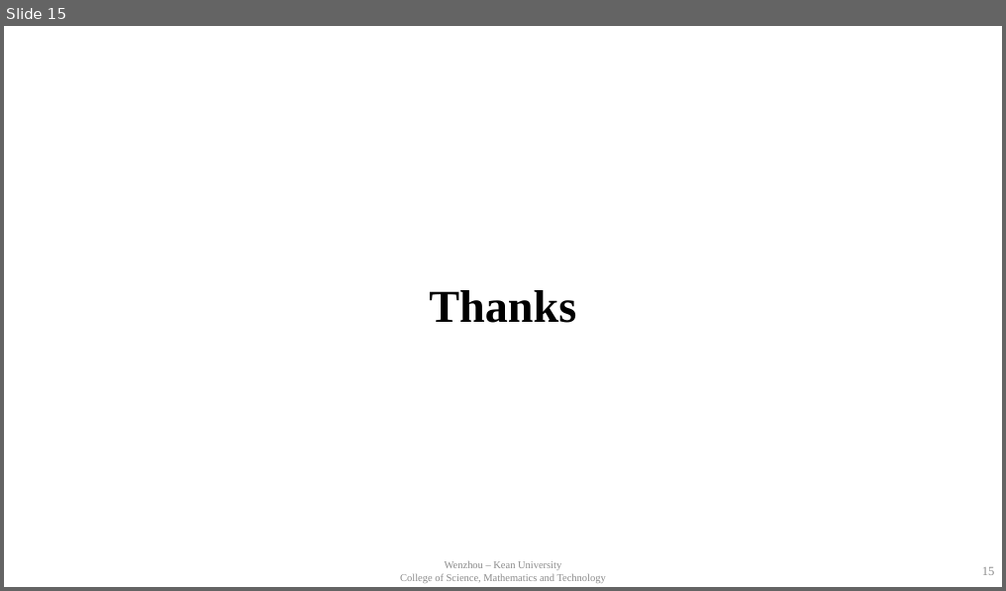
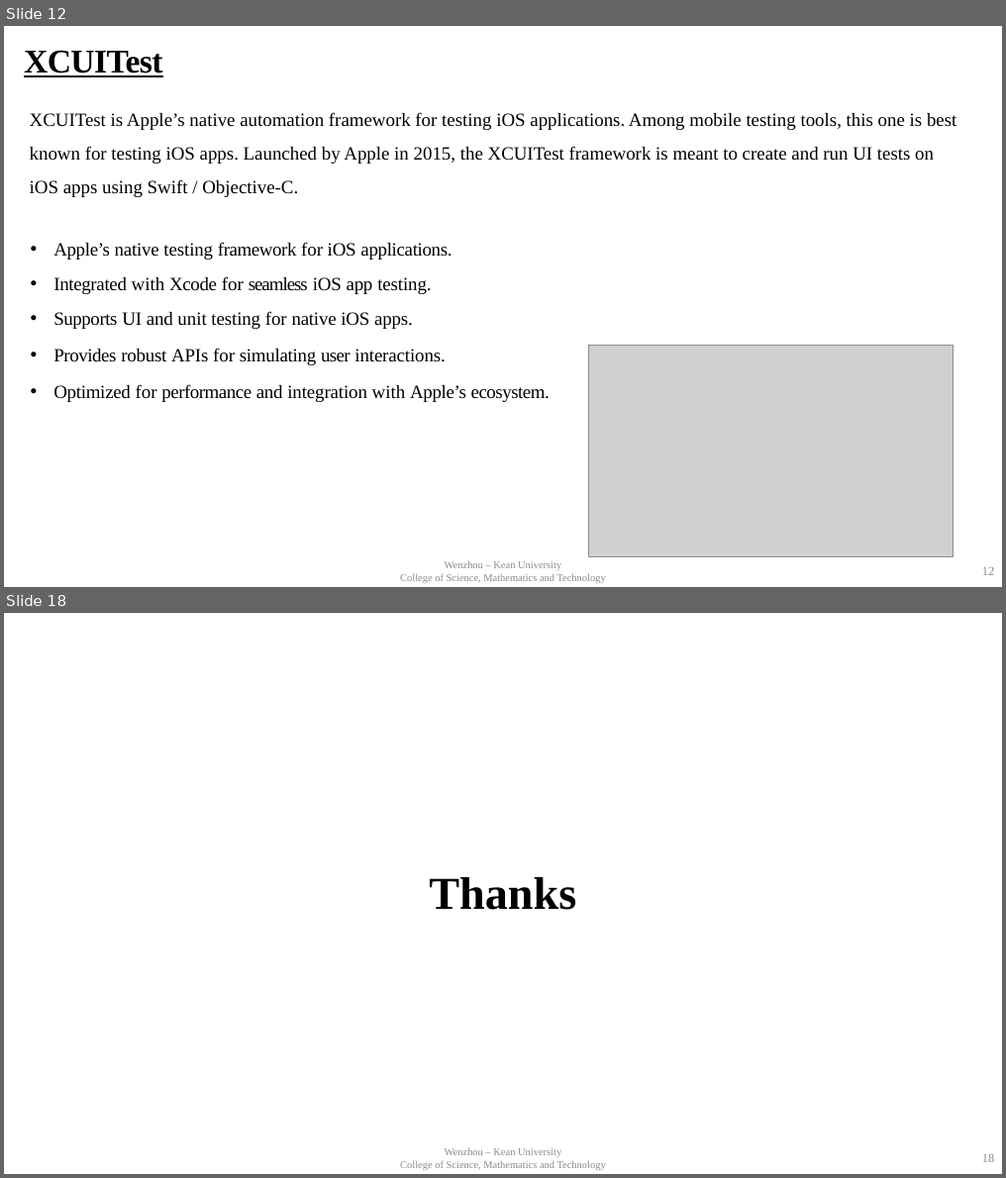
Before and after one commit to baocheng1989/sqa_paper, a slide deck: presentation.pptx. Shown one above the other, each under a label of ours: slide 15 before the commit, slides 12 and 18 after it; the slides between them are not shown. The pictures are 1006x591 and 1006x1178 pixels, drawn with LibreOffice and Linux fonts; fonts in the diff are those of the drawing; grey boxes stand for pictures; background and template pictures are left out. Boxes give left, top, right and bottom in pixels: in the first picture for what was removed or moved away, otherwise in the second. Text is boxed around its words. In the diff, an @@ line names an element or a change of style, - is before the commit and + after.

```diff
--- a/presentation.pptx
+++ b/presentation.pptx
@@ slide 12 added at (4, 26, 1002, 587), background #FFFFFF @@
@@ title added at (24, 50, 163, 77), 32 pt, text #000000, bold, underline @@
+XCUITest
@@ text added at (30, 112, 956, 197), 18 pt, text #000000 @@
+XCUITest is Apple’s native automation framework for testing iOS applications. Among mobile testing tools, this one is best known for testing iOS apps. Launched by Apple in 2015, the XCUITest framework is meant to create and run UI tests on iOS apps using Swift / Objective-C.
@@ text added at (54, 242, 549, 402), 18 pt, text #000000 @@
+• Apple’s native testing framework for iOS applications.
+• Integrated with Xcode for seamless iOS app testing.
+• Supports UI and unit testing for native iOS apps.
+• Provides robust APIs for simulating user interactions.
+• Optimized for performance and integration with Apple’s ecosystem.
@@ picture added at (589, 345, 952, 557) @@
@@ text added at (400, 562, 606, 583), 10 pt, text #8C8C8C @@
+Wenzhou – Kean University
+College of Science, Mathematics and Technology
@@ page number added at (982, 568, 995, 575), 12 pt, text #8C8C8C @@
+12
@@ what was slide 15 is now slide 18 @@
@@ page number at (982, 1155, 995, 1162): text changed @@
-15
+18
```
Also in this commit, not shown: 10 slides changed, 2 other slides added, 2 other files.
